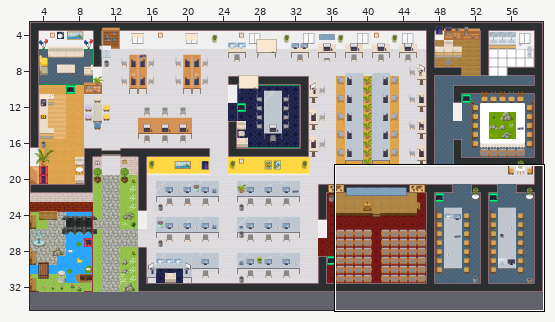
Two versions of a level (Tiled map (JSON), GAD-office.tmj). Above: a wide view before the commit, with the close-up outlined.
Close-up. First the earlier version:
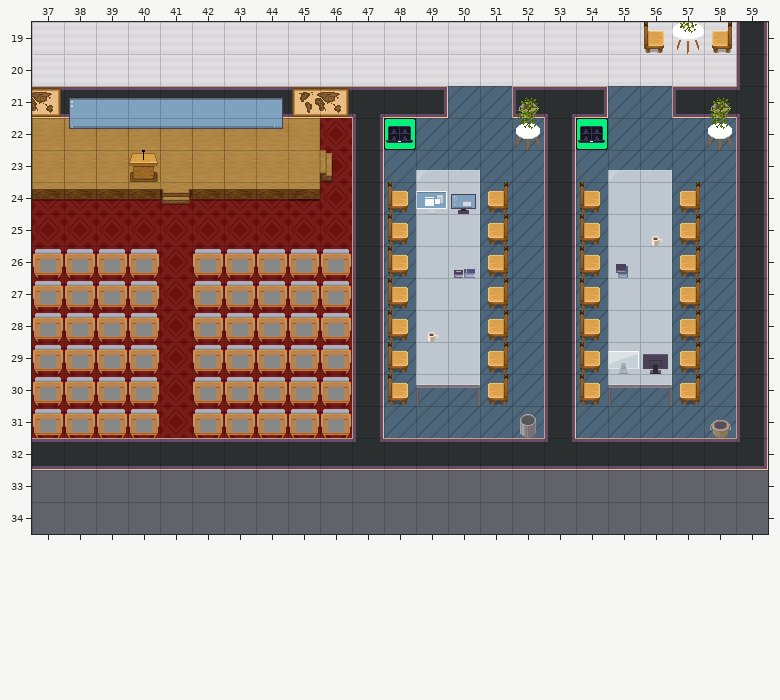
Cells are 32x32 px. Shown: x 37..59, y 19..34. The commit also changed other parts of the map, which this record leaves out.
The same view after the edit:
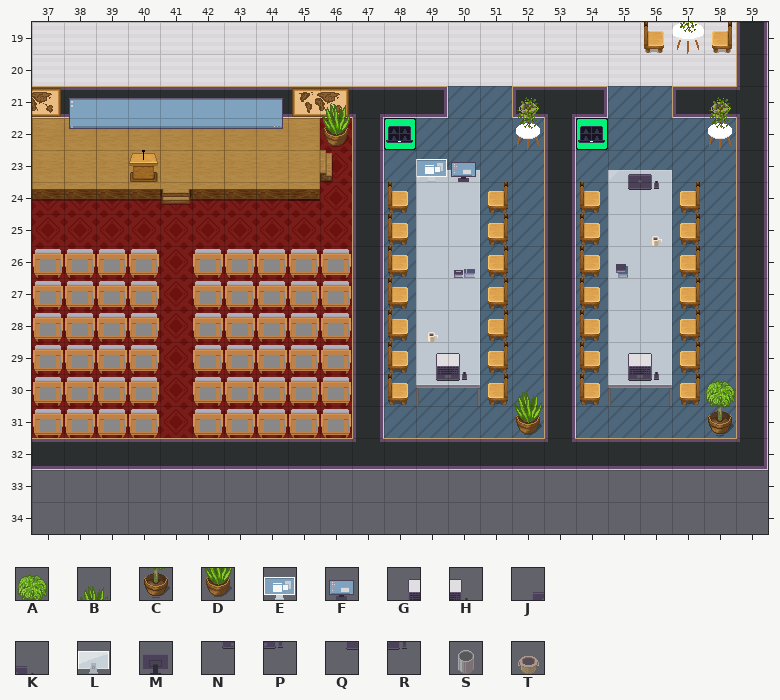
Key: from "WA_Decoration": A 78, B 79, C 90, D 91; from "WA_Miscellaneous": E 0, F 1, G 2, H 3, J 4, K 5, L 10, M 11, N 12, P 13, Q 14, R 15, S 60, T 62.
_ is an empty cell.
Tiles replaced or removed in this view: E, F, L, M, S, T.
From old to new:
Changed rows in their new state; . is an unchanged cell.
Layer "furniture/furniture1":
first column x 46:
21 B
22 D
first column x 52:
30 B.....A
31 D.....C
Layer "furniture/furniture2":
first column x 49:
24 __
first column x 49:
29 GH....GH
30 NP....NP
Layer "above/above2":
first column x 49:
23 EF....JK
24 ......QR
Where, in picture pixels (left, top, right, bottom), the same in both close-ups:
added: (322, 104, 350, 147)
changed: (416, 159, 476, 214)
added: (628, 174, 659, 190)
added: (436, 353, 467, 381)
changed: (608, 351, 668, 381)
changed: (514, 392, 542, 438)
changed: (706, 380, 735, 438)
